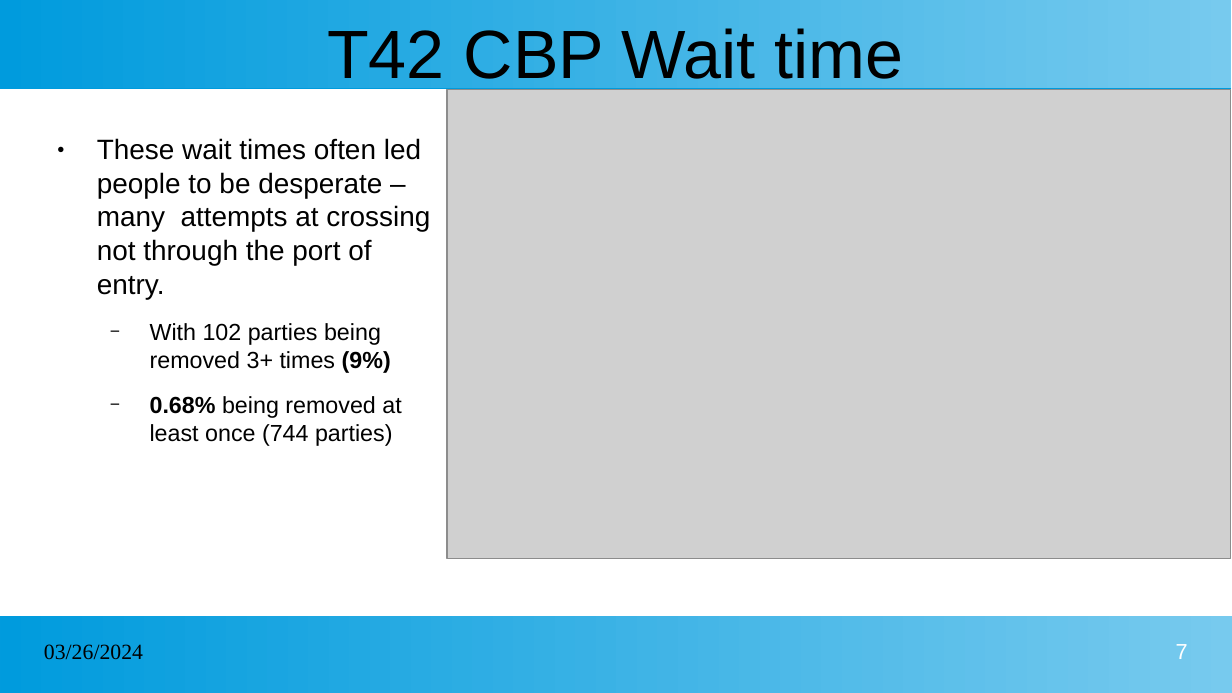
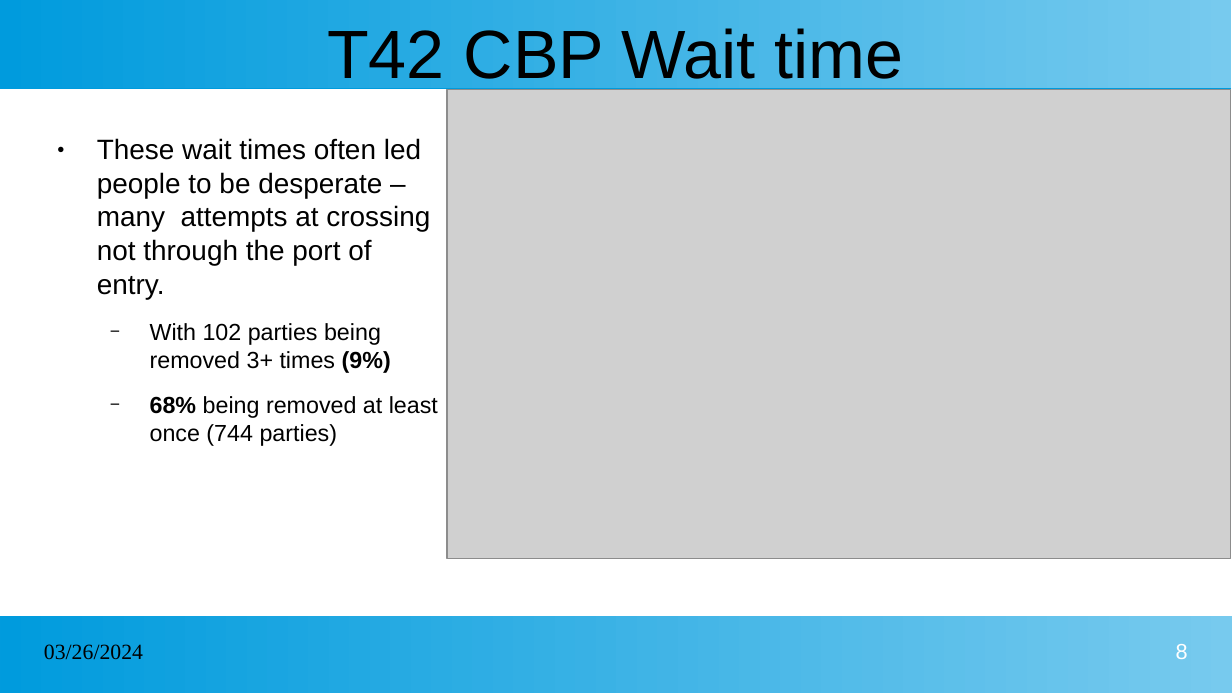
Before and after one commit to jacobgrimm/LA-Complete-Covid-Datat, a slide deck: slide 8 of LA Data.pptx (slide 7 before the commit). Drawn at 1232x693 pixels with LibreOffice and Linux fonts; fonts in the diff are those of the drawing; grey boxes stand for pictures. Boxes give left, top, right and bottom in pixels: in the first picture for what was removed or moved away, otherwise in the second. Text is boxed around its words. In the diff, an @@ line names an element or a change of style, - is before the commit and + after.

```diff
--- a/LA Data.pptx
+++ b/LA Data.pptx
@@ text at (150, 396, 438, 446): text changed @@
-  − 0.68% being removed at least once (744 parties)
+  − 68% being removed at least once (744 parties)
@@ page number at (1176, 644, 1188, 659): text changed @@
-7
+8
```
Also in this commit, not shown: 2 other slides changed, 4 slides added, 8 other files.
